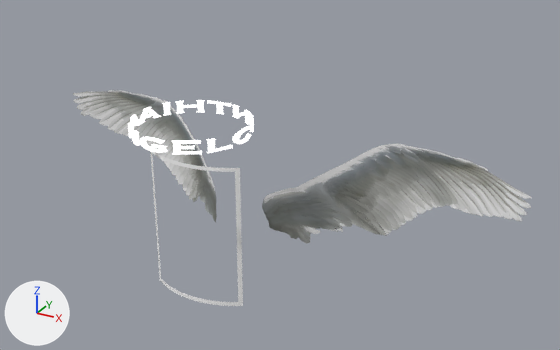
A saved change to the glTF model model/Ange-bb.glb.
Both versions are drawn from a camera (50 mm lens) standing at (6.91, -9.6, 6.14) and looking at (0.86, 1.4, 0.64). Arrows for +X, +Y and +Z are at lower left; the lights stay in place. Both versions are drawn at frame 56 of the action 'Anim_0'; the numbers are the values there.

Objects in the first picture: 'jw.psd.3', 'wwwwww', 'yo.3', '平面.2'.
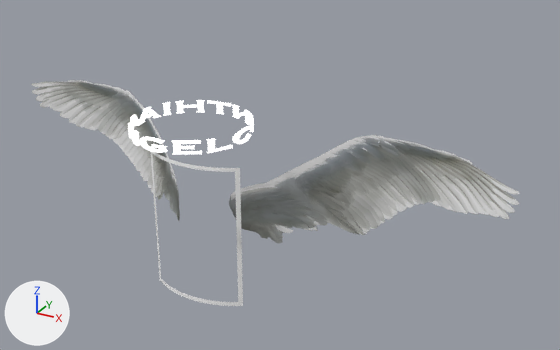
What differs and where, as boxes (x1, y1, x2, y2) in the pictures (560 x 350 px):
'yo.3', moved: before (262, 143, 531, 243); after (229, 135, 520, 244)
'jw.psd.3', moved: before (73, 90, 217, 222); after (31, 80, 180, 220)

Edits to the bpy script that builds the scene:
```text
Change ob_yo_3:
    ob_yo_3.location: (0.5, 1.39, -0.48) -> (0.5, 0.29, 0.05)
Change ob_jw_psd_3:
    ob_jw_psd_3.location: (-0.56, 1.4, -0.4) -> (-0.56, 0.26, 0.13)
```
